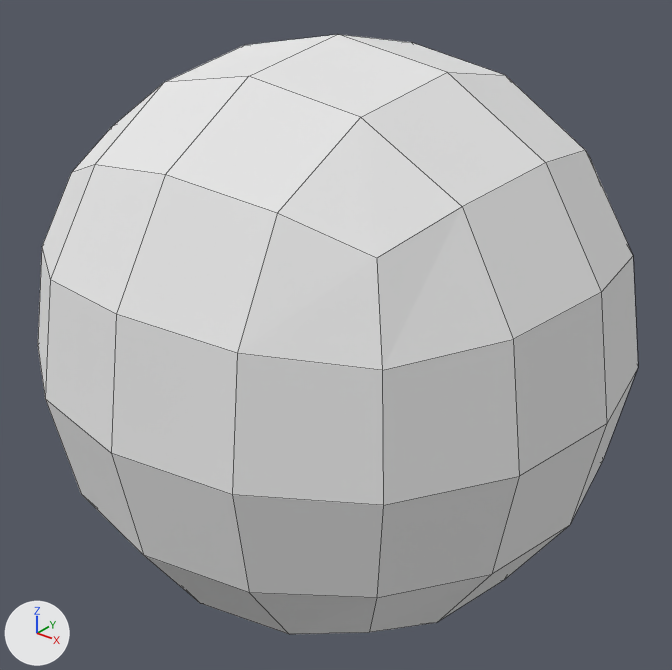
Two versions of the Blender file Assets/models/endDoor.blend, one commit apart.
The view is the same before and after, from a 50 mm lens placed at (19.3, -24.2, 14.8), pointed at (0.0, -0.1, -0.1). The lights are fixed; the arrows at lower left show +X, +Y and +Z. Mesh edges are drawn as thin lines.

The first picture shows 'stars'.
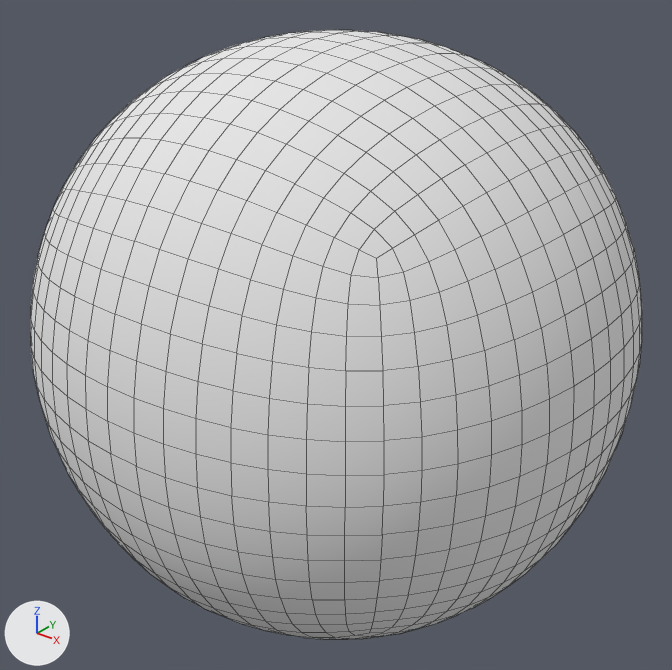
Scene script edits in JSON lines:
```json
{"block": "me_icosphere", "where": "# used by ob_stars; location = (0.0, 0.0, 0.0)"}
{"op": "remove", "block": "me_icosphere", "code": "me_icosphere.from_pydata(...)  # 8 vertices, 6 faces; spans x -12.5..12.5, y -12.5..12.5, z -12.5..12.5"}
{"op": "add", "block": "me_icosphere", "code": "me_icosphere.from_pydata(...)  # 1538 vertices, 1536 faces; spans x -10.5..10.5, y -10.5..10.5, z -10.5..10.5"}
{"block": "me_icosphere", "change": "me_icosphere part 1: 8 vertices removed from x -12.5..12.5, y -12.5..12.5, z -12.5..12.5; 1538 vertices added at x -10.5..10.5, y -10.5..10.5, z -10.5..10.5"}
{"block": "me_icosphere", "change": "me_icosphere part 2: the surface is now shaded smooth"}
{"op": "remove", "block": "ob_stars", "code": "_m = ob_stars.modifiers.new('Subsurf', 'SUBSURF')"}
{"op": "remove", "block": "ob_stars", "code": "_m.levels = 3"}
{"op": "remove", "block": "ob_stars", "code": "_m.render_levels = 3"}
```

Boxes [x1, y1, x2, y2] around the edits, measured in the pictures (672 x 670 px):
```json
{"object": "stars", "change": "reshaped, modifiers changed", "before": [38, 35, 638, 634], "after": [31, 30, 642, 639]}
{"part": 1, "of": "me_icosphere", "change": "built on", "before": [38, 35, 638, 634], "after": [31, 30, 642, 639]}
```
